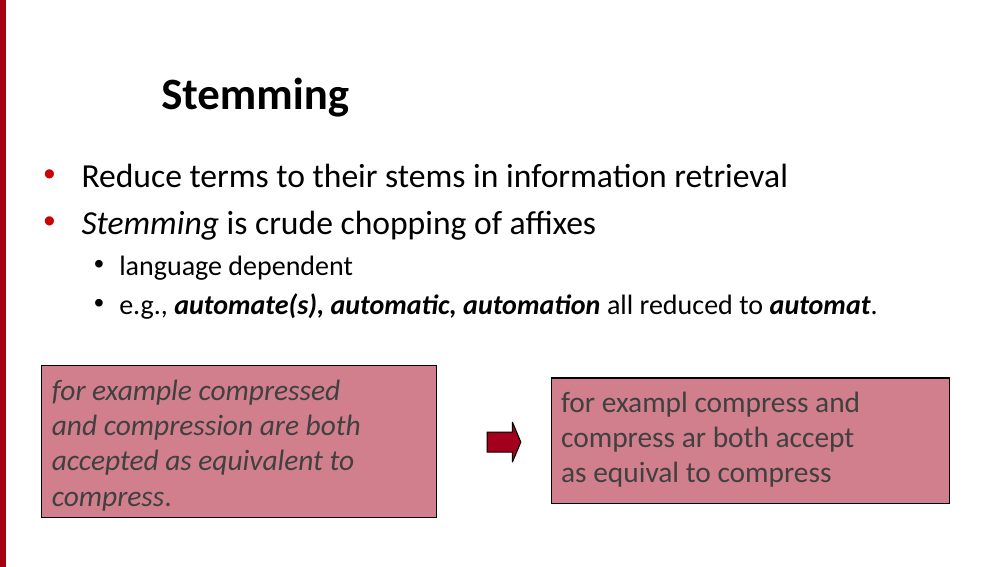
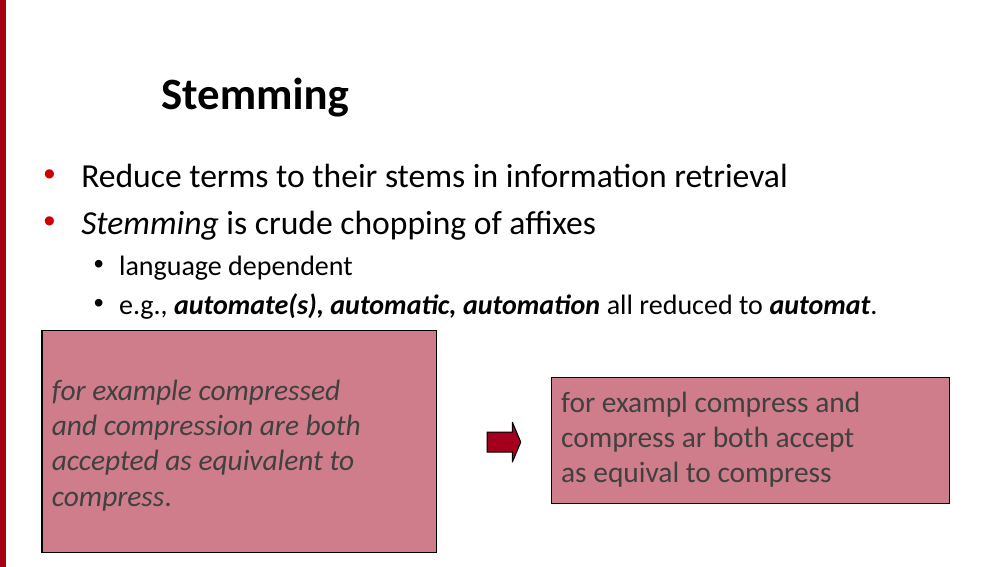
Before and after one commit to motazsaad/NLP-ICTS6361, a slide deck: slide 34 of textbooks/Speech and Language Processing/chapters/2_TextProc.pptx. Drawn at 1008x567 pixels with LibreOffice and Linux fonts; fonts in the diff are those of the drawing. Boxes give left, top, right and bottom in pixels: in the first picture for what was removed or moved away, otherwise in the second. Text is boxed around its words. In the diff, an @@ line names an element or a change of style, - is before the commit and + after.

```diff
--- a/textbooks/Speech and Language Processing/chapters/2_TextProc.pptx
+++ b/textbooks/Speech and Language Processing/chapters/2_TextProc.pptx
@@ text "Reduce terms to their stems ..." at [81, 163, 878, 319]: indent changed @@
@@ rectangle "for example compressed": place and size @@
-rectangle "for example compressed" at [42, 365, 437, 517]
+rectangle "for example compressed" at [42, 331, 437, 552]
@@ rectangle "for example compressed" at [42, 331, 437, 552]: fill #A4001D at 50% opacity to #A4001D at 51% opacity; outline #000000 0.75 pt to #000000 0.74 pt @@
```
Also in this commit, not shown: 37 other slides changed, 1 other file.
